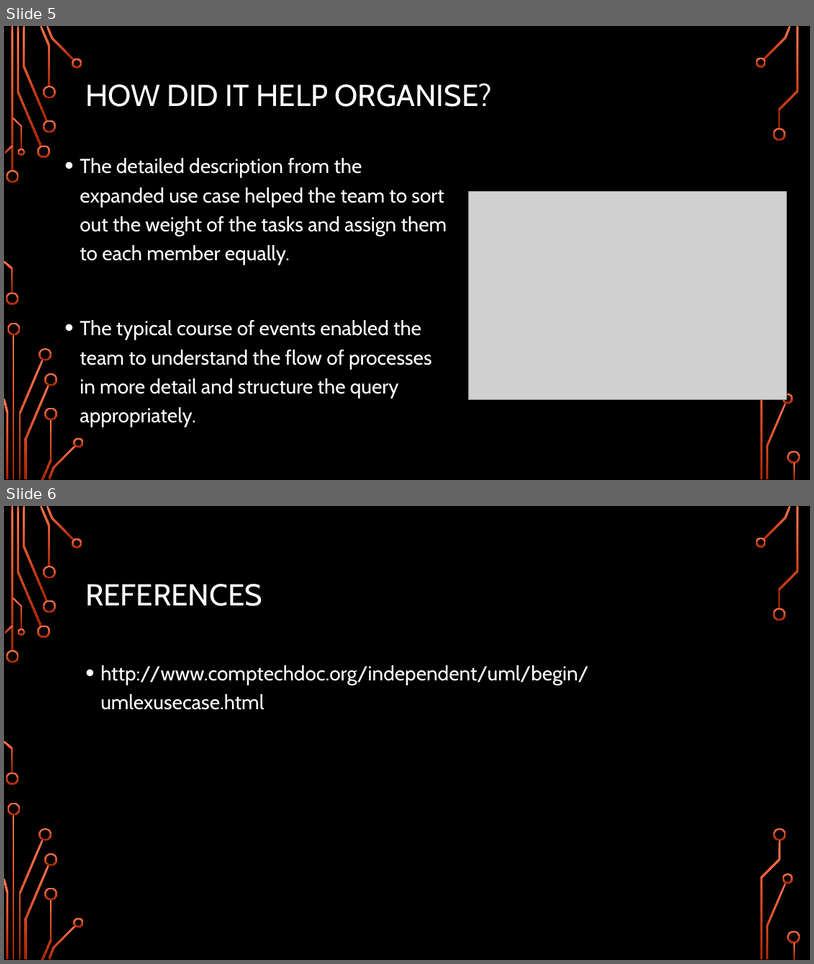
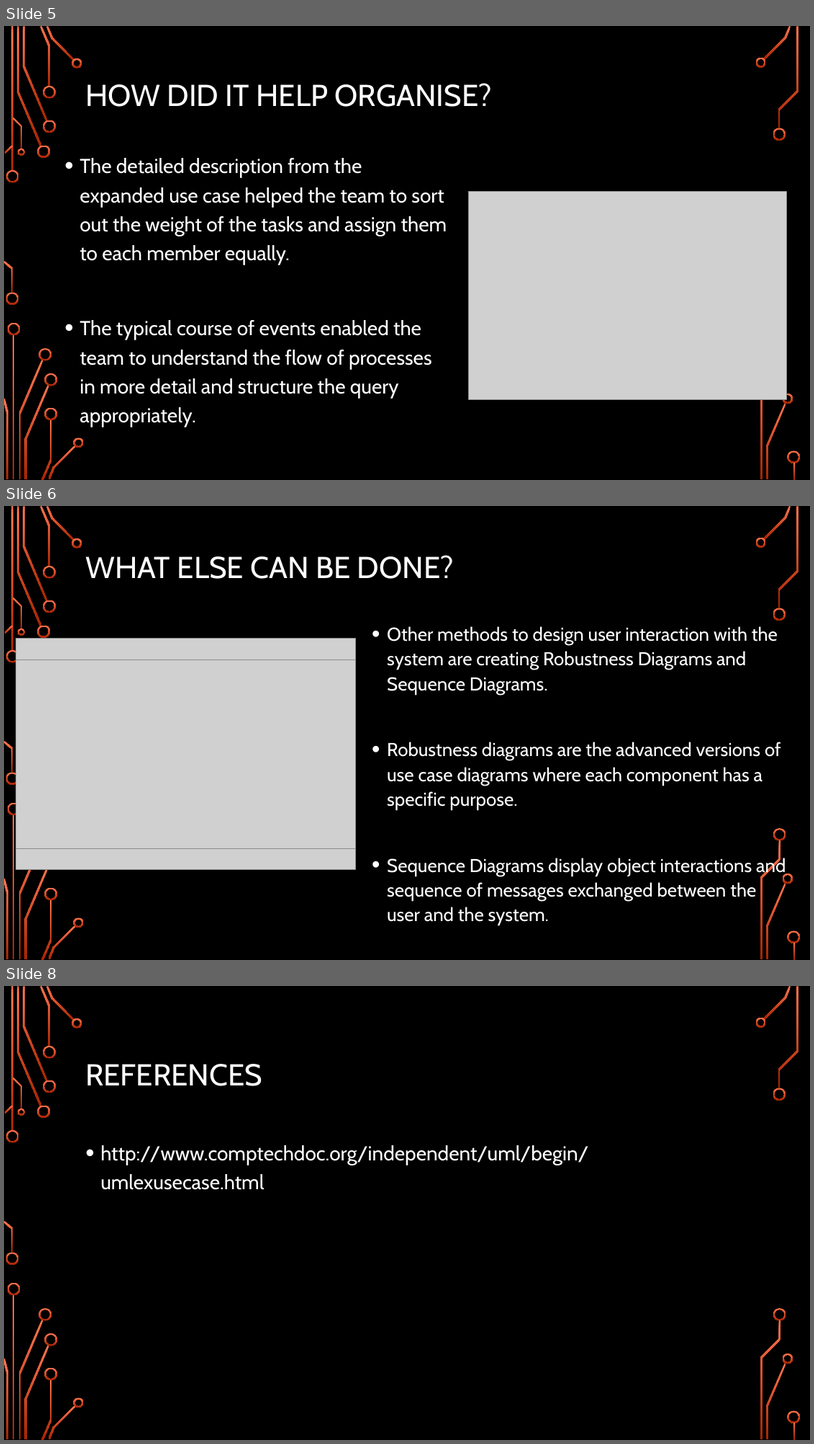
Before and after one commit to CodeBreaker707/Software-Systems-Development, a slide deck: Topic 2 - AE1.pptx. Shown one above the other, each under a label of ours: slides 5 and 6 before the commit, slides 5, 6 and 8 after it; the slides between them are not shown. The pictures are 814x964 and 814x1444 pixels, drawn with LibreOffice and Linux fonts; fonts in the diff are those of the drawing; grey boxes stand for pictures; background and template pictures are left out. Boxes give left, top, right and bottom in pixels: in the first picture for what was removed or moved away, otherwise in the second. Text is boxed around its words. In the diff, an @@ line names an element or a change of style, - is before the commit and + after.

```diff
--- a/Topic 2 - AE1.pptx
+++ b/Topic 2 - AE1.pptx
@@ slide 6 added at (x1=4, y1=506, x2=810, y2=960), background picture (left out); not listed: 35 template elements that a slide beside it also shows @@
@@ title added at (x1=85, y1=555, x2=454, y2=579), 36 pt, text #FFFFFF @@
+WHAT ELSE CAN BE DONE?
@@ text added at (x1=387, y1=626, x2=786, y2=924), 22.2 pt, text #FFFFFF @@
+• Other methods to design user interaction with the system are creating Robustness Diagrams and Sequence Diagrams.
+• Robustness diagrams are the advanced versions of use case diagrams where each component has a specific purpose.
+• Sequence Diagrams display object interactions and sequence of messages exchanged between the user and the system.
@@ picture added at (x1=16, y1=638, x2=355, y2=870) @@
@@ picture added at (x1=16, y1=659, x2=355, y2=848) @@
@@ what was slide 6 is now slide 8 @@
```
Also in this commit, not shown: 1 other slide added, 2 other files.
